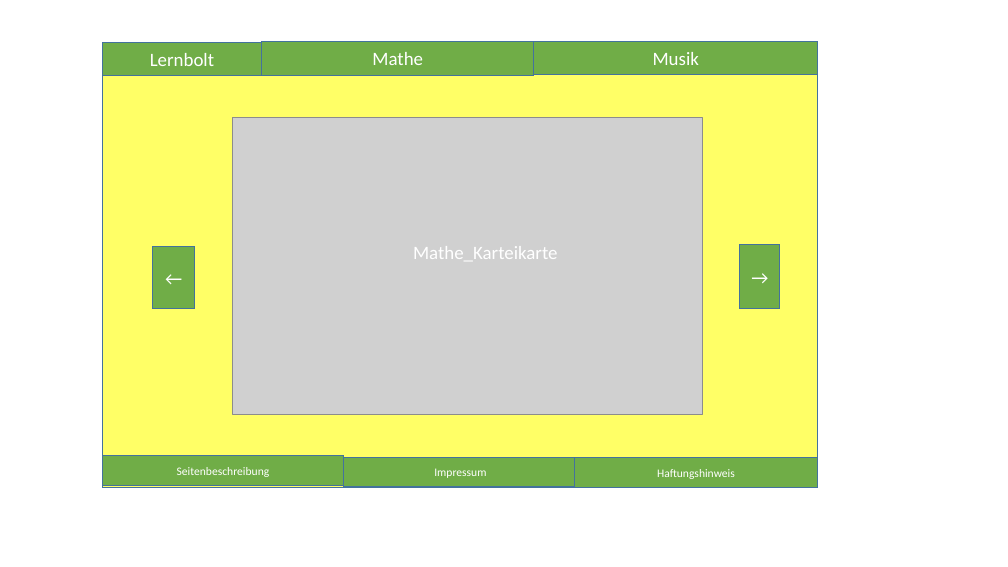
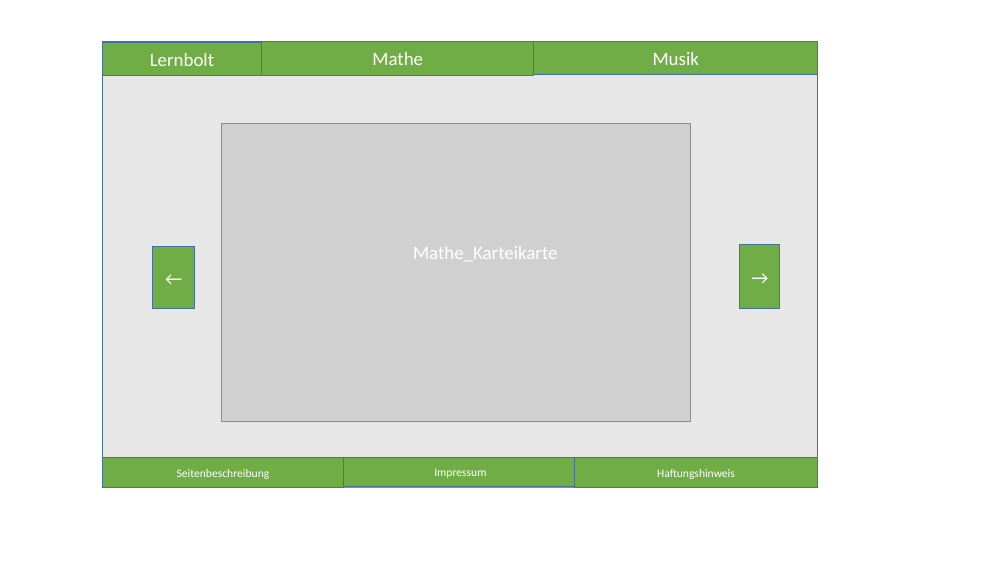
Before and after one commit to SAnnaS4/Projekt_lernbolt, a slide deck: slide 2 of Design_ideen.pptx. Drawn at 1008x567 pixels with LibreOffice and Linux fonts; fonts in the diff are those of the drawing; grey boxes stand for pictures. Boxes give left, top, right and bottom in pixels: in the first picture for what was removed or moved away, otherwise in the second. Text is boxed around its words. In the diff, an @@ line names an element or a change of style, - is before the commit and + after.

Commit message:
Design
Mathe mit hintergrund

```diff
--- a/Design_ideen.pptx
+++ b/Design_ideen.pptx
@@ rectangle: place and size @@
-rectangle at <box>102,42,817,488</box>
+rectangle at <box>102,42,817,482</box>
@@ rectangle at <box>102,42,817,482</box>: fill #FFFF66 to #FFFFFF at 50% opacity @@
@@ picture added at <box>102,42,817,488</box> @@
@@ picture: place and size @@
-picture at <box>233,117,702,415</box>
+picture at <box>221,123,690,421</box>
```
